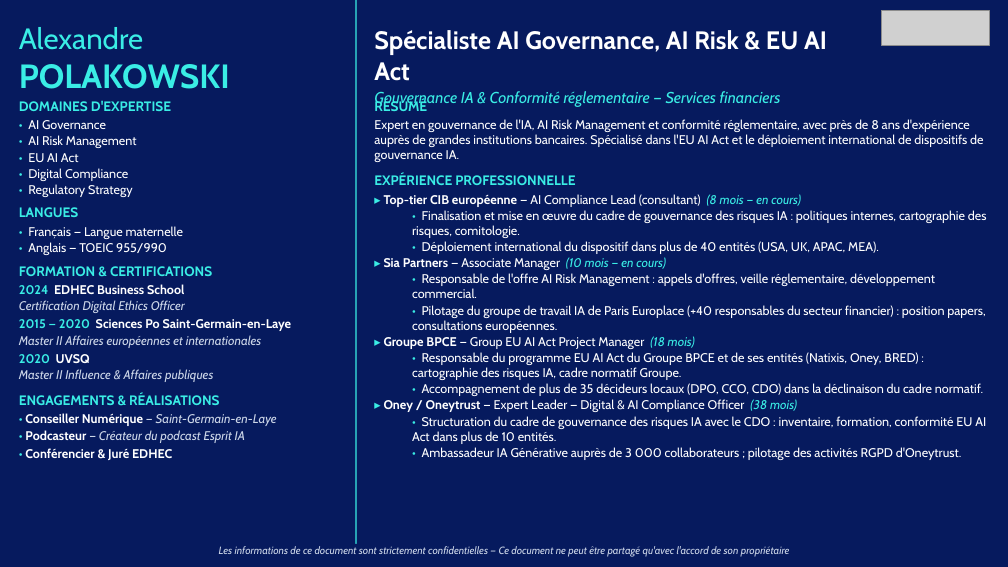
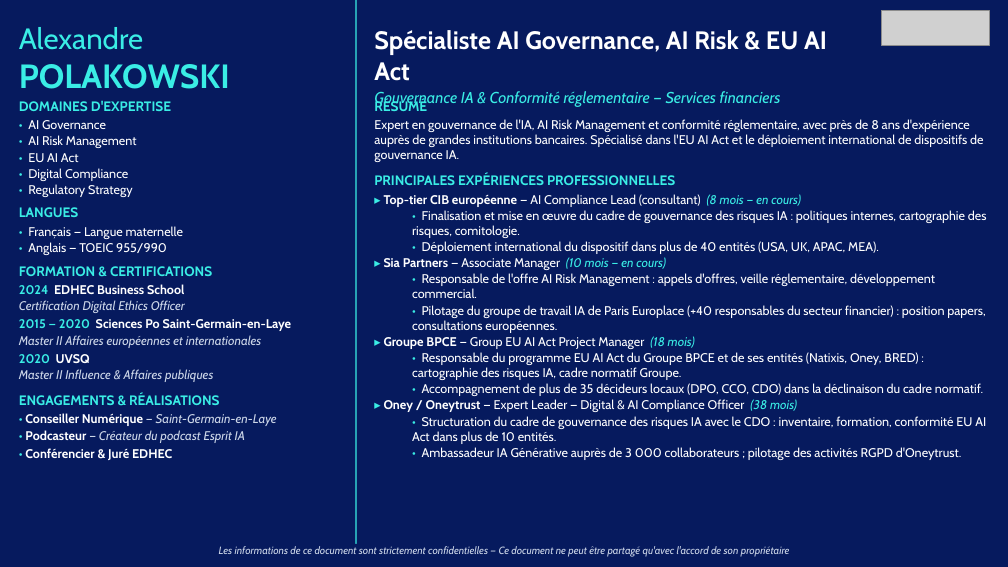
Before and after one commit to insidebankingfrance-rgb/G-n-rateur-de-CV, a slide deck: slide 3 of outputs/lot1_conformite.pptx. Drawn at 1008x567 pixels with LibreOffice and Linux fonts; fonts in the diff are those of the drawing; grey boxes stand for pictures. Boxes give left, top, right and bottom in pixels: in the first picture for what was removed or moved away, otherwise in the second. Text is boxed around its words. In the diff, an @@ line names an element or a change of style, - is before the commit and + after.

```diff
--- a/outputs/lot1_conformite.pptx
+++ b/outputs/lot1_conformite.pptx
@@ text at [374,173,675,185]: text changed @@
-EXPÉRIENCE PROFESSIONNELLE
+PRINCIPALES EXPÉRIENCES PROFESSIONNELLES
```
Also in this commit, not shown: 11 other slides changed, 33 other files.
